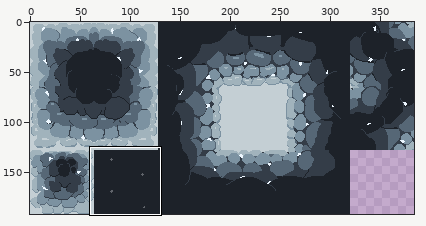
File history of a sprite sheet, AstroMiner/Content/img/diamond-tileset.png. Above: a wide view before the commit, with the close-up outlined.
Close-up. Old version:
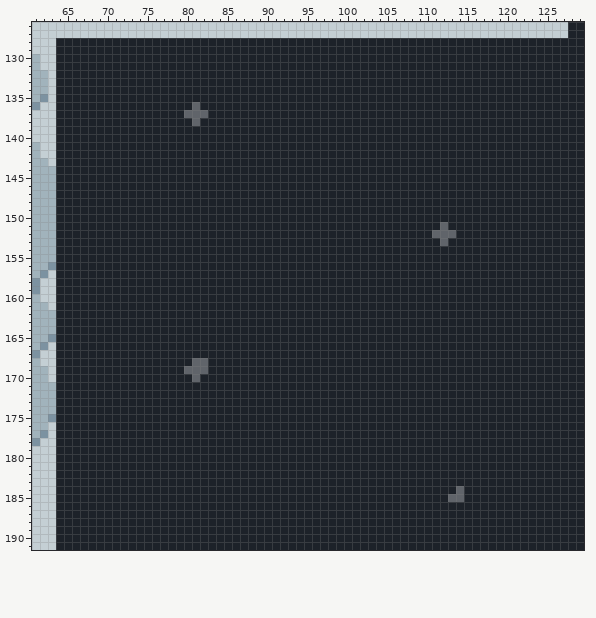
The file is 384x192 pixels. Colours within 5 levels of each other are drawn and written as one. Shown: x 61..129, y 126..191. The commit also changed other parts of the picture, which this record leaves out.
Now the later version:
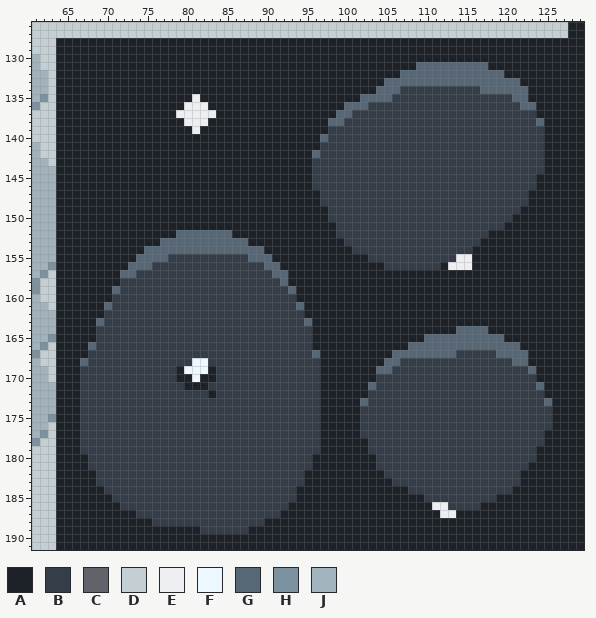
Palette (. is transparent): A #1d2229  B #343d48  C #60646a  D #c4cfd4  E #edeff2  F #edf7ff  G #566776  H #7c92a1  J #a1b3bc
Changes in this commit:
y 131: x 109..117 AAAAAAAAA -> GGGGGGGGG
y 132: x 107..119 AAAAAAAAAAAAA -> GGGGGGGGGGGGG
y 133: x 105..121 AAAAAAAAAAAAAAAAA -> GGGGGGGGGGGGGGGGG
y 134: x 104..122 AAAAAAAAAAAAAAAAAAA -> GGGBBBBBBBBBBGGGGGG
y 135: x 81 A -> E; x 102..122 AAAAAAAAAAAAAAAAAAAAA -> GGGGBBBBBBBBBBBBBBBGG
y 136: x 80..82 ACA -> EEE; x 100..123 AAAAAAAAAAAAAAAAAAAAAAAA -> GGGBBBBBBBBBBBBBBBBBBBGG
y 137: x 79..83 ACCCA -> EEEEE; x 99..123 AAAAAAAAAAAAAAAAAAAAAAAAA -> GGBBBBBBBBBBBBBBBBBBBBBBB
y 138: x 80..82 ACA -> EEE; x 98..124 AAAAAAAAAAAAAAAAAAAAAAAAAAA -> GGBBBBBBBBBBBBBBBBBBBBBBBBG
y 139: x 81 A -> E; x 98..124 AAAAAAAAAAAAAAAAAAAAAAAAAAA -> BBBBBBBBBBBBBBBBBBBBBBBBBBB
y 140: x 97..124 AAAAAAAAAAAAAAAAAAAAAAAAAAAA -> GBBBBBBBBBBBBBBBBBBBBBBBBBBB
y 141: x 97..124 AAAAAAAAAAAAAAAAAAAAAAAAAAAA -> BBBBBBBBBBBBBBBBBBBBBBBBBBBB
y 142: x 96..124 AAAAAAAAAAAAAAAAAAAAAAAAAAAAA -> GBBBBBBBBBBBBBBBBBBBBBBBBBBBB
y 143..144: x 96..124 AAAAAAAAAAAAAAAAAAAAAAAAAAAAA -> BBBBBBBBBBBBBBBBBBBBBBBBBBBBB
y 145..146: x 96..123 AAAAAAAAAAAAAAAAAAAAAAAAAAAA -> BBBBBBBBBBBBBBBBBBBBBBBBBBBB
y 147..148: x 97..122 AAAAAAAAAAAAAAAAAAAAAAAAAA -> BBBBBBBBBBBBBBBBBBBBBBBBBB
y 149: x 98..121 AAAAAAAAAAAAAAAAAAAAAAAA -> BBBBBBBBBBBBBBBBBBBBBBBB
y 150: x 98..120 AAAAAAAAAAAAAAAAAAAAAAA -> BBBBBBBBBBBBBBBBBBBBBBB
y 151: x 99..119 AAAAAAAAAAAAACAAAAAAA -> BBBBBBBBBBBBBBBBBBBBB
y 152: x 79..85 AAAAAAA -> GGGGGGG; x 99..117 AAAAAAAAAAAACCCAAAA -> BBBBBBBBBBBBBBBBBBB
y 153: x 77..87 AAAAAAAAAAA -> GGGGGGGGGGG; x 100..116 AAAAAAAAAAAACAAAA -> BBBBBBBBBBBBBBBBB
y 154: x 75..89 AAAAAAAAAAAAAAA -> GGGGGGGGGGGGGGG; x 101..115 AAAAAAAAAAAAAAA -> BBBBBBBBBBBBBBB
y 155: x 74..90 AAAAAAAAAAAAAAAAA -> GGGGBBBBBBBBBBGGG; x 103..115 AAAAAAAAAAAAA -> BBBBBBBBBBBEE
y 156: x 73..91 AAAAAAAAAAAAAAAAAAA -> GGGBBBBBBBBBBBBBBGG; x 105..111 AAAAAAA -> BBBBBBB; x 113..115 AAA -> EEE
y 157: x 72..92 AAAAAAAAAAAAAAAAAAAAA -> GGBBBBBBBBBBBBBBBBBGG
y 158: x 72..92 AAAAAAAAAAAAAAAAAAAAA -> BBBBBBBBBBBBBBBBBBBBG
y 159: x 71..93 AAAAAAAAAAAAAAAAAAAAAAA -> GBBBBBBBBBBBBBBBBBBBBBG
y 160: x 71..93 AAAAAAAAAAAAAAAAAAAAAAA -> BBBBBBBBBBBBBBBBBBBBBBB
y 161: x 70..94 AAAAAAAAAAAAAAAAAAAAAAAAA -> GBBBBBBBBBBBBBBBBBBBBBBBG
y 162: x 70..94 AAAAAAAAAAAAAAAAAAAAAAAAA -> BBBBBBBBBBBBBBBBBBBBBBBBB
y 163: x 69..95 AAAAAAAAAAAAAAAAAAAAAAAAAAA -> GBBBBBBBBBBBBBBBBBBBBBBBBBG
y 164: x 69..95 AAAAAAAAAAAAAAAAAAAAAAAAAAA -> BBBBBBBBBBBBBBBBBBBBBBBBBBB; x 114..117 AAAA -> GGGG
y 165: x 69..95 AAAAAAAAAAAAAAAAAAAAAAAAAAA -> BBBBBBBBBBBBBBBBBBBBBBBBBBB; x 110..119 AAAAAAAAAA -> GGGGGGGGGG
y 166: x 68..95 AAAAAAAAAAAAAAAAAAAAAAAAAAAA -> GBBBBBBBBBBBBBBBBBBBBBBBBBBB; x 108..121 AAAAAAAAAAAAAA -> GGGGGGGGGGGGGG
y 167: x 68..96 AAAAAAAAAAAAAAAAAAAAAAAAAAAAA -> BBBBBBBBBBBBBBBBBBBBBBBBBBBBG; x 106..122 AAAAAAAAAAAAAAAAA -> GGGGGGGGBBBBBGGGG
y 168: x 67..96 AAAAAAAAAAAAAACCAAAAAAAAAAAAAA -> GBBBBBBBBBBBBBFFBBBBBBBBBBBBBB; x 105..122 AAAAAAAAAAAAAAAAAA -> GGBBBBBBBBBBBBBBGG
y 169: x 67..78 AAAAAAAAAAAA -> BBBBBBBBBBBB; x 80..82 CCC -> FFF; x 84..96 AAAAAAAAAAAAA -> BBBBBBBBBBBBB; x 104..123 AAAAAAAAAAAAAAAAAAAA -> GGBBBBBBBBBBBBBBBBBG
y 170: x 67..78 AAAAAAAAAAAA -> BBBBBBBBBBBB; x 81 C -> F; x 84..96 AAAAAAAAAAAAA -> BBBBBBBBBBBBB; x 104..123 AAAAAAAAAAAAAAAAAAAA -> BBBBBBBBBBBBBBBBBBBB
y 171: x 67..79 AAAAAAAAAAAAA -> BBBBBBBBBBBBB; x 83..96 AAAAAAAAAAAAAA -> BBBBBBBBBBBBBB; x 103..124 AAAAAAAAAAAAAAAAAAAAAA -> GBBBBBBBBBBBBBBBBBBBBG
y 172: x 67..82 AAAAAAAAAAAAAAAA -> BBBBBBBBBBBBBBBB; x 84..96 AAAAAAAAAAAAA -> BBBBBBBBBBBBB; x 103..124 AAAAAAAAAAAAAAAAAAAAAA -> BBBBBBBBBBBBBBBBBBBBBB
y 173: x 67..96 AAAAAAAAAAAAAAAAAAAAAAAAAAAAAA -> BBBBBBBBBBBBBBBBBBBBBBBBBBBBBB; x 102..125 AAAAAAAAAAAAAAAAAAAAAAAA -> GBBBBBBBBBBBBBBBBBBBBBBG
y 174..176: x 67..96 AAAAAAAAAAAAAAAAAAAAAAAAAAAAAA -> BBBBBBBBBBBBBBBBBBBBBBBBBBBBBB; x 102..125 AAAAAAAAAAAAAAAAAAAAAAAA -> BBBBBBBBBBBBBBBBBBBBBBBB
y 177: x 67..96 AAAAAAAAAAAAAAAAAAAAAAAAAAAAAA -> BBBBBBBBBBBBBBBBBBBBBBBBBBBBBB; x 102..124 AAAAAAAAAAAAAAAAAAAAAAA -> BBBBBBBBBBBBBBBBBBBBBBB
y 178: x 67..96 AAAAAAAAAAAAAAAAAAAAAAAAAAAAAA -> BBBBBBBBBBBBBBBBBBBBBBBBBBBBBB; x 103..124 AAAAAAAAAAAAAAAAAAAAAA -> BBBBBBBBBBBBBBBBBBBBBB
y 179: x 67..96 AAAAAAAAAAAAAAAAAAAAAAAAAAAAAA -> BBBBBBBBBBBBBBBBBBBBBBBBBBBBBB; x 103..123 AAAAAAAAAAAAAAAAAAAAA -> BBBBBBBBBBBBBBBBBBBBB
y 180: x 68..95 AAAAAAAAAAAAAAAAAAAAAAAAAAAA -> BBBBBBBBBBBBBBBBBBBBBBBBBBBB; x 104..123 AAAAAAAAAAAAAAAAAAAA -> BBBBBBBBBBBBBBBBBBBB
y 181: x 68..95 AAAAAAAAAAAAAAAAAAAAAAAAAAAA -> BBBBBBBBBBBBBBBBBBBBBBBBBBBB; x 104..122 AAAAAAAAAAAAAAAAAAA -> BBBBBBBBBBBBBBBBBBB
y 182: x 69..94 AAAAAAAAAAAAAAAAAAAAAAAAAA -> BBBBBBBBBBBBBBBBBBBBBBBBBB; x 105..121 AAAAAAAAAAAAAAAAA -> BBBBBBBBBBBBBBBBB
y 183: x 69..94 AAAAAAAAAAAAAAAAAAAAAAAAAA -> BBBBBBBBBBBBBBBBBBBBBBBBBB; x 106..121 AAAAAAAAAAAAAAAA -> BBBBBBBBBBBBBBBB
y 184: x 70..93 AAAAAAAAAAAAAAAAAAAAAAAA -> BBBBBBBBBBBBBBBBBBBBBBBB; x 108..120 AAAAAACAAAAAA -> BBBBBBBBBBBBB
y 185: x 71..93 AAAAAAAAAAAAAAAAAAAAAAA -> BBBBBBBBBBBBBBBBBBBBBBB; x 110..118 AAACCAAAA -> BBBBBBBBB
y 186: x 72..92 AAAAAAAAAAAAAAAAAAAAA -> BBBBBBBBBBBBBBBBBBBBB; x 111..116 AAAAAA -> EEBBBB
y 187: x 74..91 AAAAAAAAAAAAAAAAAA -> BBBBBBBBBBBBBBBBBB; x 112..113 AA -> EE
y 188: x 76..89 AAAAAAAAAAAAAA -> BBBBBBBBBBBBBB
y 189: x 82..87 AAAAAA -> BBBBBB
